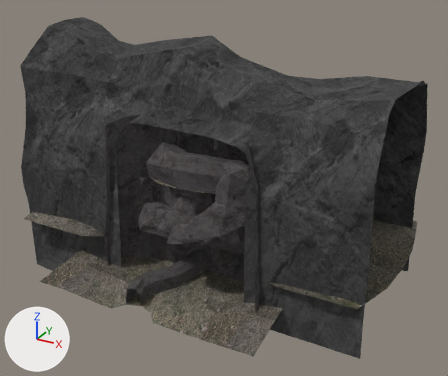
The Blender file Assets/Models/Iteration - Levels/Iteration 3/5 - Apartments.blend as it was, and as the next commit left it.
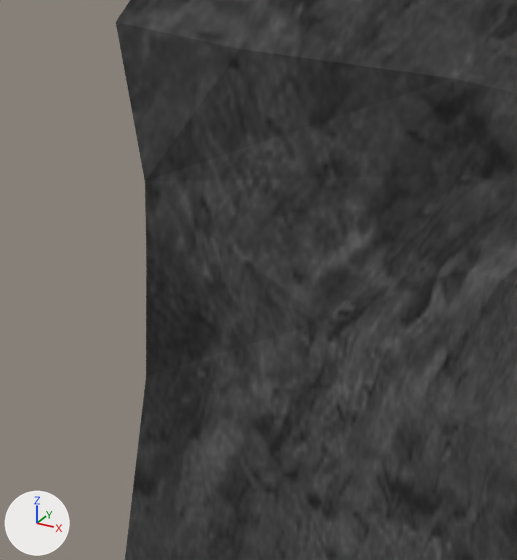
The first picture shows the older version from a 50 mm camera at (21.0, -25.5, 23.1) aimed at (1.8, 9.4, 5.7). The close-ups show the older and then the newer version on the part from 0% to 20% of the width and 16% to 43% of the height of that picture. Only the edits that show in the close-ups are written down. Every picture has the same lights, and +X, +Y and +Z are marked at lower left.

The scene before the commit, as lines of its bpy script (objects in view):
```python
me_plane_004 = bpy.data.meshes.new('Plane.004')
me_plane_004.from_pydata(...)  # 159 vertices, 217 faces; spans x -20.2..6.0, y -2.1..16.0, z -11.5..0.6
me_plane_004.materials.append(mat_stone_2)  # picture img_stone_2_png
me_plane_011 = bpy.data.meshes.new('Plane.011')
me_plane_011.from_pydata(...)  # 35 vertices, 34 faces; spans x -20.18..-16.43, y 2.71..15.76, z -11.19..0.18
me_plane_011.materials.append(mat_pit_gradient)  # picture img_pit_shadow_png
ob_plane_003 = bpy.data.objects.new('Plane.003', me_plane_004)
ob_plane_003.location = (7.79, 4.79, -0.01)
ob_plane_003.rotation_euler = (1.571, 0.0, 0.0)  # degrees (90, 0, 0)
ob_plane_004 = bpy.data.objects.new('Plane.004', me_plane_011)
ob_plane_004.location = (7.79, 4.79, -0.01)
ob_plane_004.rotation_euler = (1.571, 0.0, 0.0)  # degrees (90, 0, 0)
ob_plane_004.hide_set(True)
```
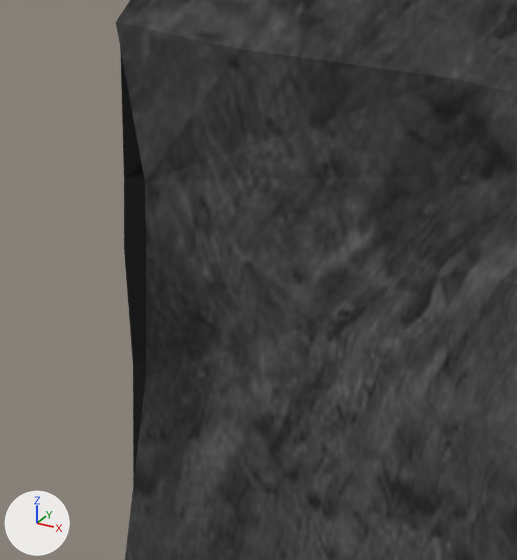
Boxes [x1, y1, x2, y2] around the edits, measured in the close-ups (517 x 560 px):
'Plane.004', shown
    after: [120, 49, 146, 485]

Edits to the bpy script that builds the scene:
```text
Change ob_plane_004:
    remove ob_plane_004.hide_set(True)
```
